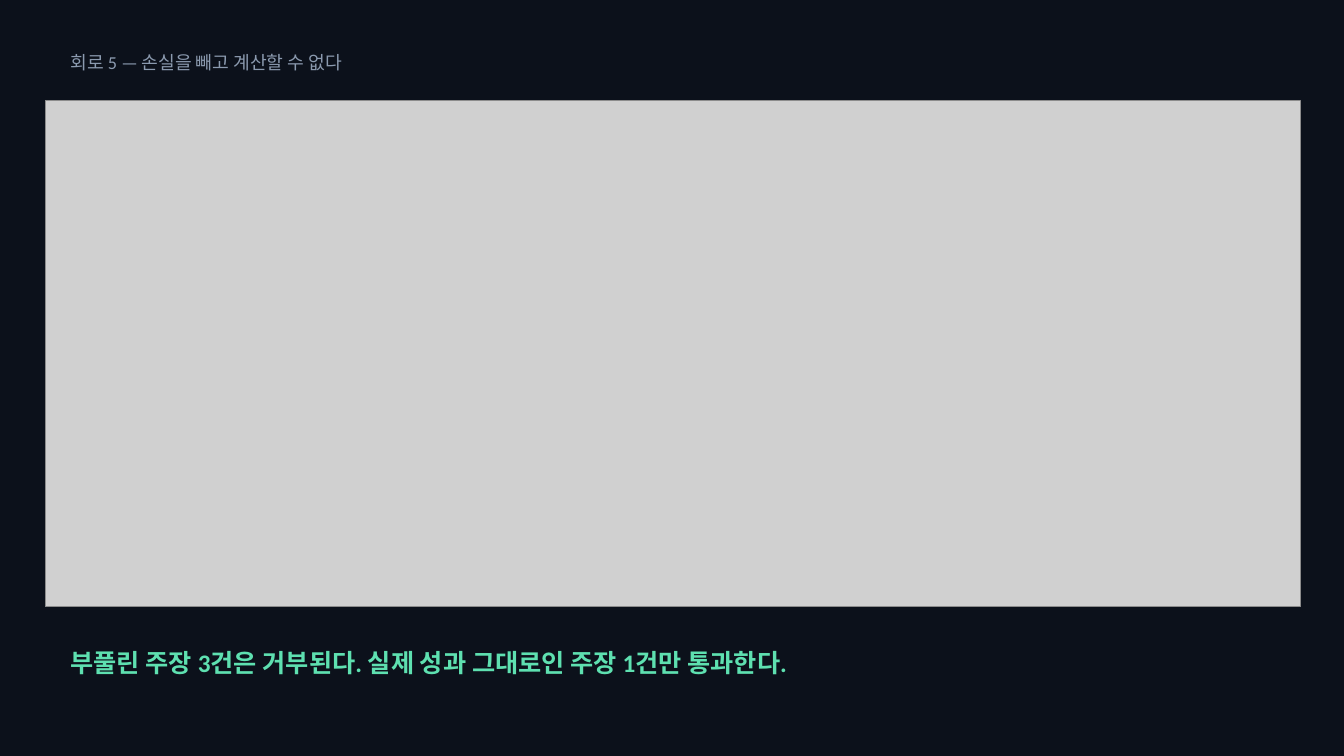
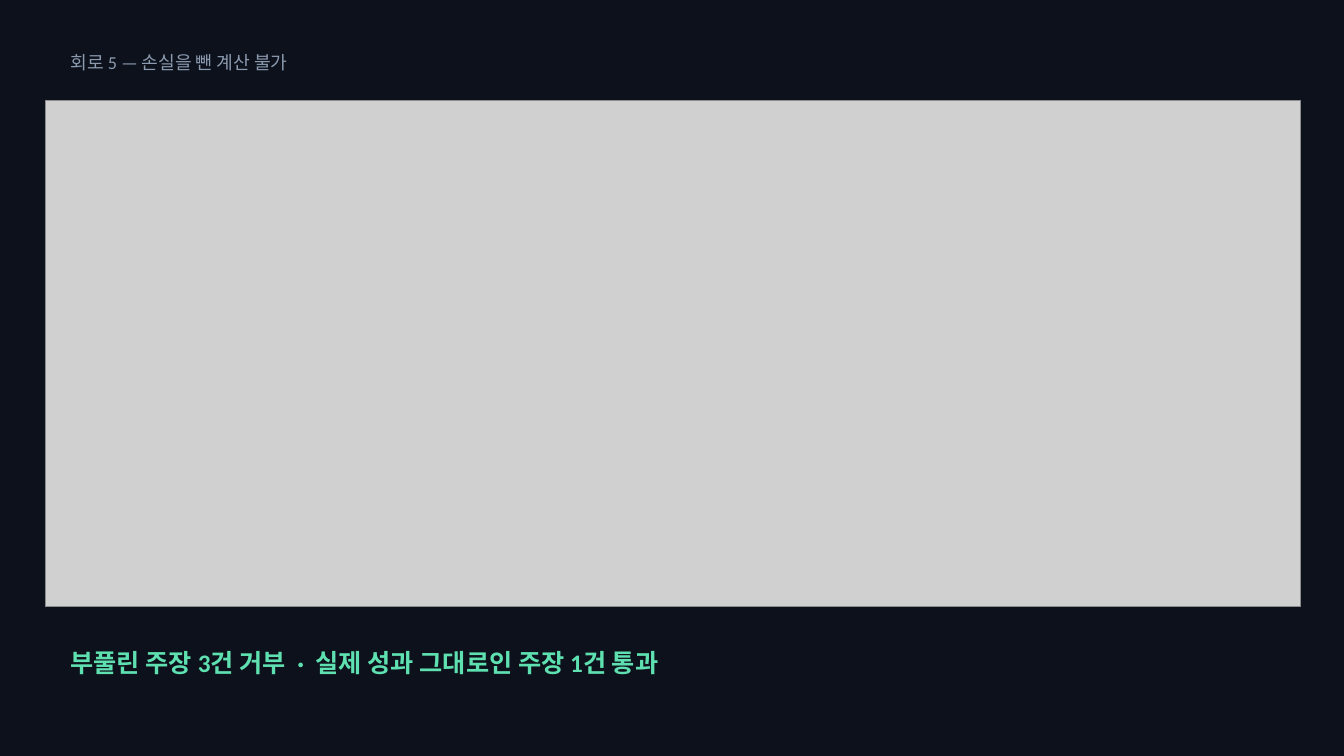
Before and after one commit to SeoDongOk/proof-of-track-record, a slide deck: slide 9 of deck/proof-of-track-record-talk.pptx (slide 8 before the commit). Drawn at 1344x756 pixels with LibreOffice and Linux fonts; fonts in the diff are those of the drawing; grey boxes stand for pictures. Boxes give left, top, right and bottom in pixels: in the first picture for what was removed or moved away, otherwise in the second. Text is boxed around its words. In the diff, an @@ line names an element or a change of style, - is before the commit and + after.

```diff
--- a/deck/proof-of-track-record-talk.pptx
+++ b/deck/proof-of-track-record-talk.pptx
@@ text at <box>71,54,287,71</box>: text changed @@
-회로 5 — 손실을 빼고 계산할 수 없다
+회로 5 — 손실을 뺀 계산 불가
@@ text at <box>71,651,658,675</box>: text changed @@
-부풀린 주장 3건은 거부된다. 실제 성과 그대로인 주장 1건만 통과한다.
+부풀린 주장 3건 거부 · 실제 성과 그대로인 주장 1건 통과
```
Also in this commit, not shown: 10 other slides changed, 1 slide added, 11 other files.
